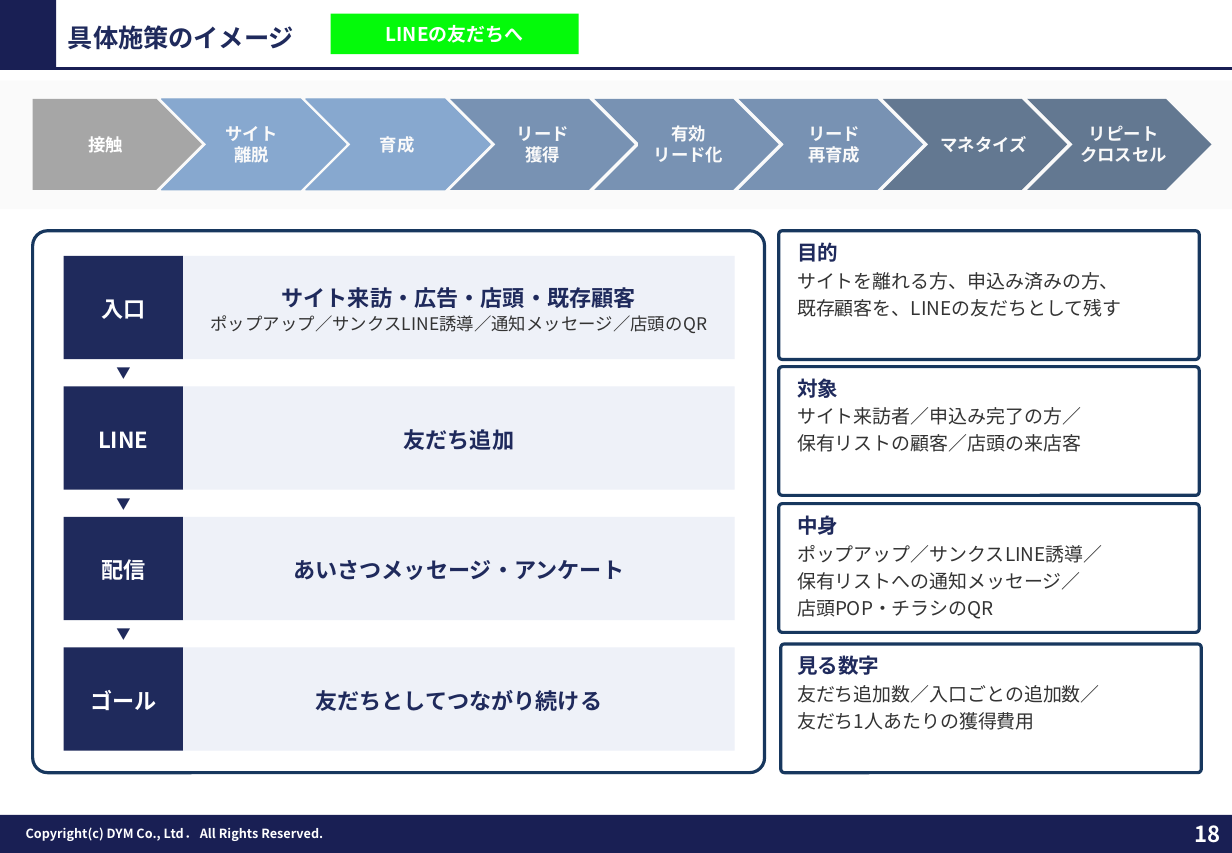
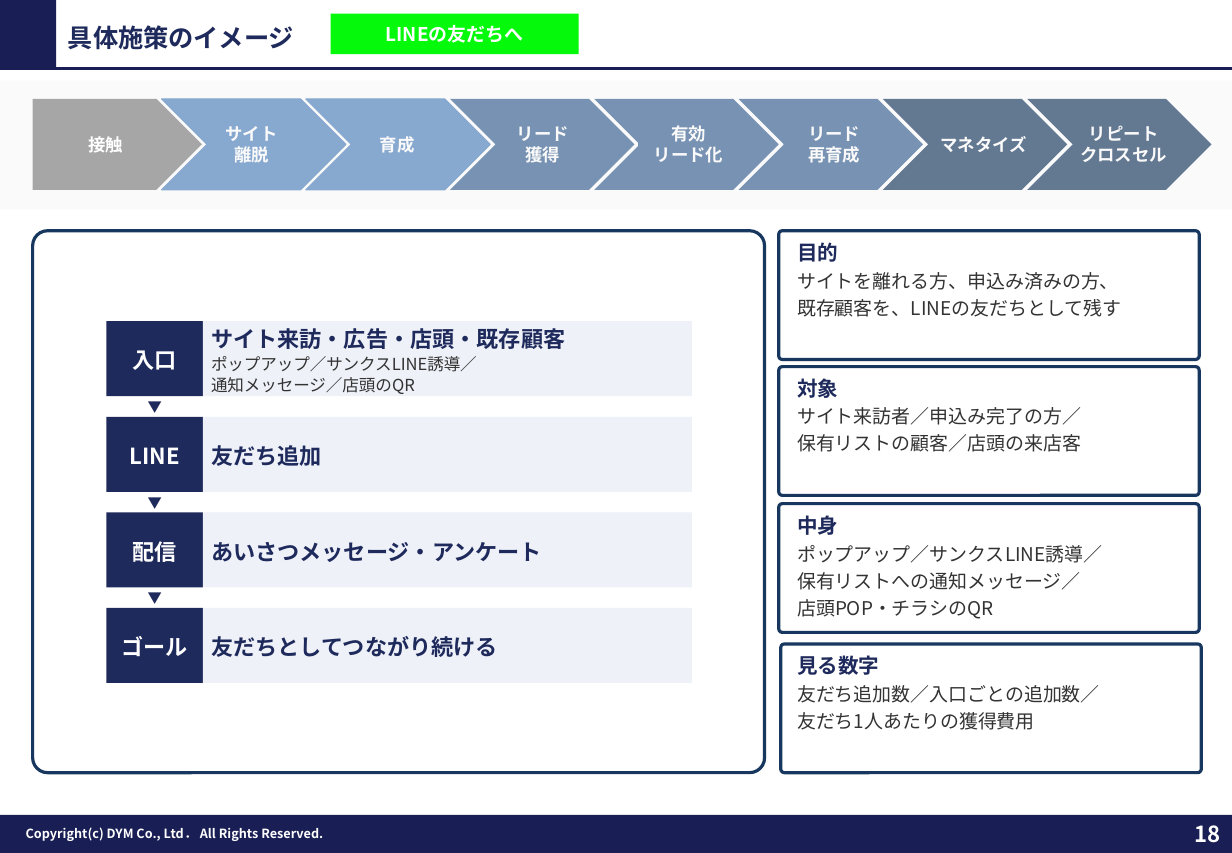
Before and after one commit to tonomura-r-dev/folder, a slide deck: slide 18 of _data/fmt/提案FMT_MAX版_20261029.pptx. Drawn at 1232x853 pixels with LibreOffice and Linux fonts; fonts in the diff are those of the drawing; background and template pictures are left out. Boxes give left, top, right and bottom in pixels: in the first picture for what was removed or moved away, otherwise in the second. Text is boxed around its words. In the diff, an @@ line names an element or a change of style, - is before the commit and + after.

```diff
--- a/_data/fmt/提案FMT_MAX版_20261029.pptx
+++ b/_data/fmt/提案FMT_MAX版_20261029.pptx
@@ rectangle "入口" resized from (x1=64, y1=256, x2=183, y2=359) to (x1=107, y1=321, x2=204, y2=396) @@
@@ rectangle "サイト来訪・広告・店頭・既存顧客" resized from (x1=183, y1=256, x2=735, y2=359) to (x1=202, y1=321, x2=692, y2=396) @@
@@ text in rectangle at (x1=211, y1=328, x2=565, y2=349): alignment centre to left @@
@@ text in rectangle at (x1=211, y1=356, x2=477, y2=394): text changed; size 11 to 10.5 pt @@
-ポップアップ／サンクスLINE誘導／通知メッセージ／店頭のQR
+ポップアップ／サンクスLINE誘導／
+通知メッセージ／店頭のQR
@@ rectangle "LINE" resized from (x1=64, y1=387, x2=183, y2=490) to (x1=107, y1=416, x2=204, y2=491) @@
@@ text "▼" rewrapped from (x1=64, y1=358, x2=183, y2=388) to (x1=107, y1=395, x2=204, y2=417) @@
@@ rectangle "友だち追加" resized from (x1=183, y1=387, x2=735, y2=490) to (x1=202, y1=416, x2=692, y2=491) @@
@@ text "▼" rewrapped from (x1=64, y1=488, x2=183, y2=518) to (x1=107, y1=490, x2=204, y2=513) @@
@@ rectangle "配信" resized from (x1=64, y1=516, x2=183, y2=620) to (x1=107, y1=512, x2=204, y2=587) @@
@@ rectangle "あいさつメッセージ・アンケート" resized from (x1=183, y1=516, x2=735, y2=620) to (x1=202, y1=512, x2=692, y2=587) @@
@@ text "▼" rewrapped from (x1=64, y1=619, x2=183, y2=648) to (x1=107, y1=586, x2=204, y2=609) @@
@@ rectangle "ゴール" resized from (x1=64, y1=647, x2=183, y2=751) to (x1=107, y1=607, x2=204, y2=683) @@
@@ alignment centre to left in 3 elements at (x1=202, y1=416, x2=692, y2=491), (x1=202, y1=512, x2=692, y2=587), (x1=202, y1=607, x2=692, y2=683) @@
@@ rectangle "友だちとしてつながり続ける" resized from (x1=183, y1=647, x2=735, y2=751) to (x1=202, y1=607, x2=692, y2=683) @@
```
Also in this commit, not shown: 7 other slides changed, 2 other files.
